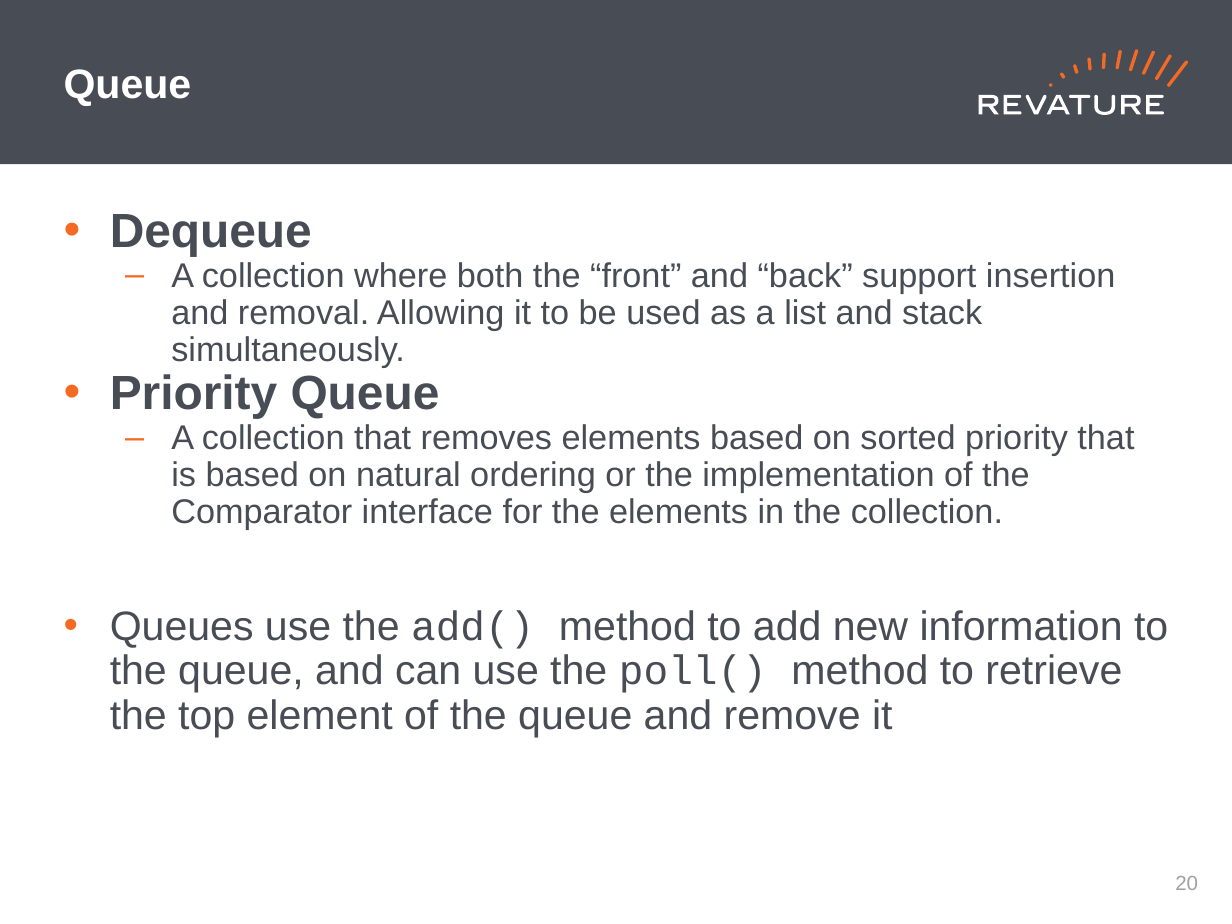
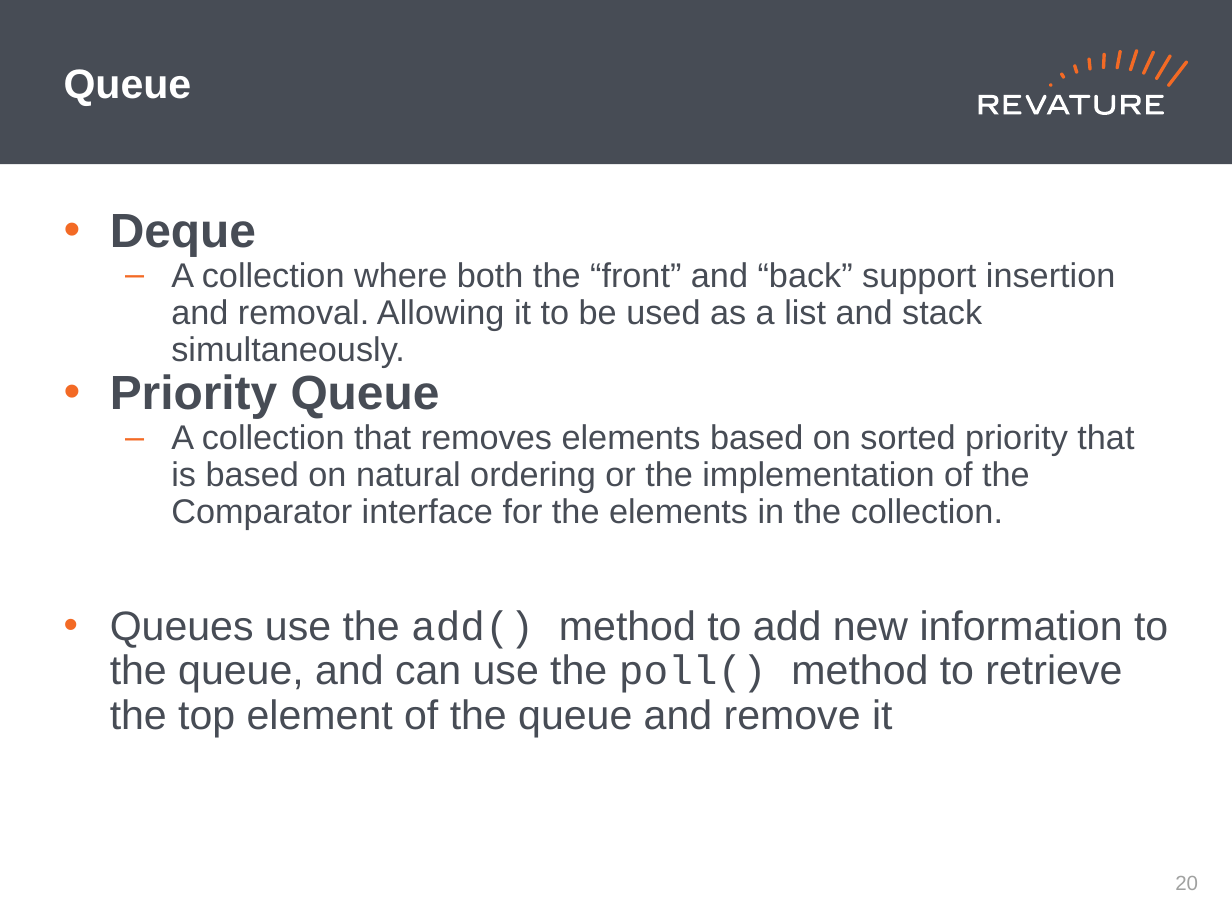
Before and after one commit to brynportella/210607-FeederProgram, a slide deck: slide 21 of powerpoints/Day_8.pptx. Drawn at 1232x924 pixels with LibreOffice and Linux fonts; fonts in the diff are those of the drawing. Boxes give left, top, right and bottom in pixels: in the first picture for what was removed or moved away, otherwise in the second. Text is boxed around its words. In the diff, an @@ line names an element or a change of style, - is before the commit and + after.

```diff
--- a/powerpoints/Day_8.pptx
+++ b/powerpoints/Day_8.pptx
@@ text at [110,214,256,256]: text changed @@
-• Dequeue
+• Deque
```
Also in this commit, not shown: 20 other files.
